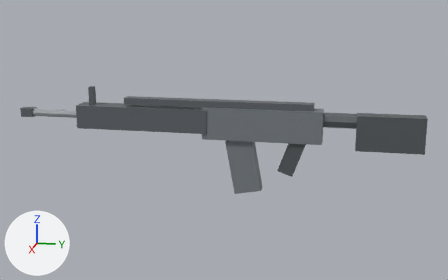
An edit to the glTF model assets/models/gun_ar_556.glb, drawn before and after from the same camera.
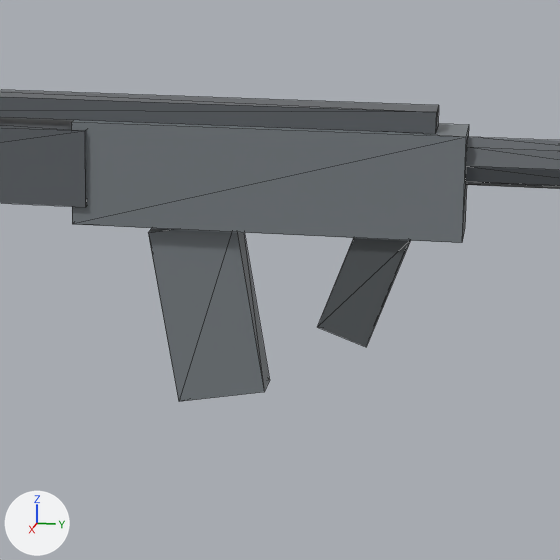
Each version is shown whole from a 50 mm lens placed at (1.704, 0.166, 0.401), pointed at (-0.008, -0.177, -0.027), then close up on the part from 40% to 79% of the width and 25% to 87% of the height. Arrows for +X, +Y and +Z are at lower left; the lights stay in place. The first two pictures are the older version. The close-ups show mesh edges as thin lines. Vertices at exactly the same position are counted once.

The first close-up shows 'gun_ar_556'.
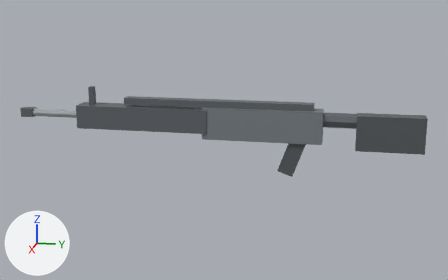
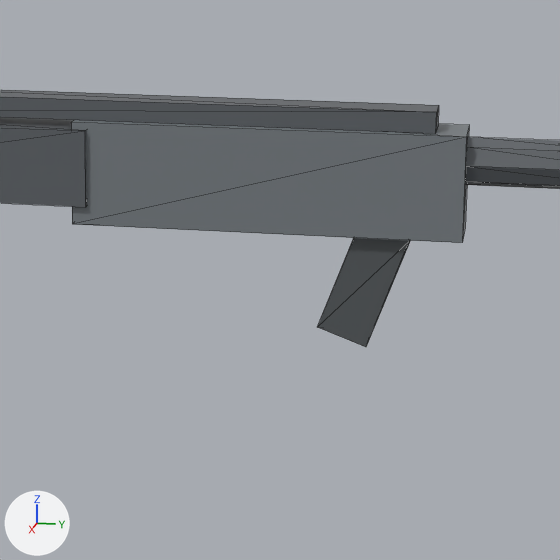
What differs and where, as boxes [x1, y1, x2, y2] in the close-ups (560 x 560 px):
'gun_ar_556', reshaped: before [0, 90, 560, 402]; after [0, 90, 560, 347]
part 1 of me_gun_ar_556, deleted: before [148, 228, 270, 402]

The change, as a diff of the scene's bpy script:
```diff
--- a/assets/models/gun_ar_556.glb.py
+++ b/assets/models/gun_ar_556.glb.py
@@ me_gun_ar_556 @@
 # used by ob_gun_ar_556; location = (0.0, 0.0, 0.0)
-me_gun_ar_556.from_pydata(...)  # 96 vertices, 152 faces; spans x -0.031..0.031, y -0.799..0.377, z -0.18..0.118
+me_gun_ar_556.from_pydata(...)  # 88 vertices, 140 faces; spans x -0.031..0.031, y -0.799..0.377, z -0.118..0.118
+# me_gun_ar_556 part 1: the loose piece of 8 vertices spanning x -0.017..0.017, y -0.168..-0.064, z -0.18..-0.013 is deleted
 me_gun_ar_556.materials.append(mat_surface)
```
